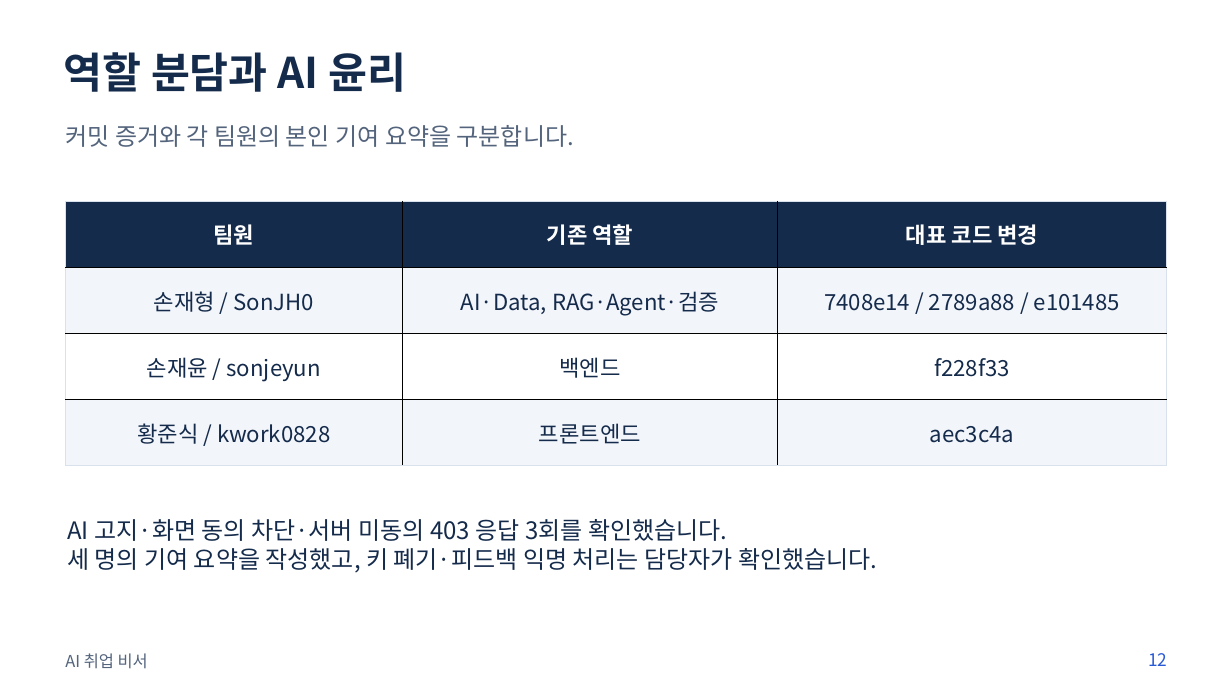
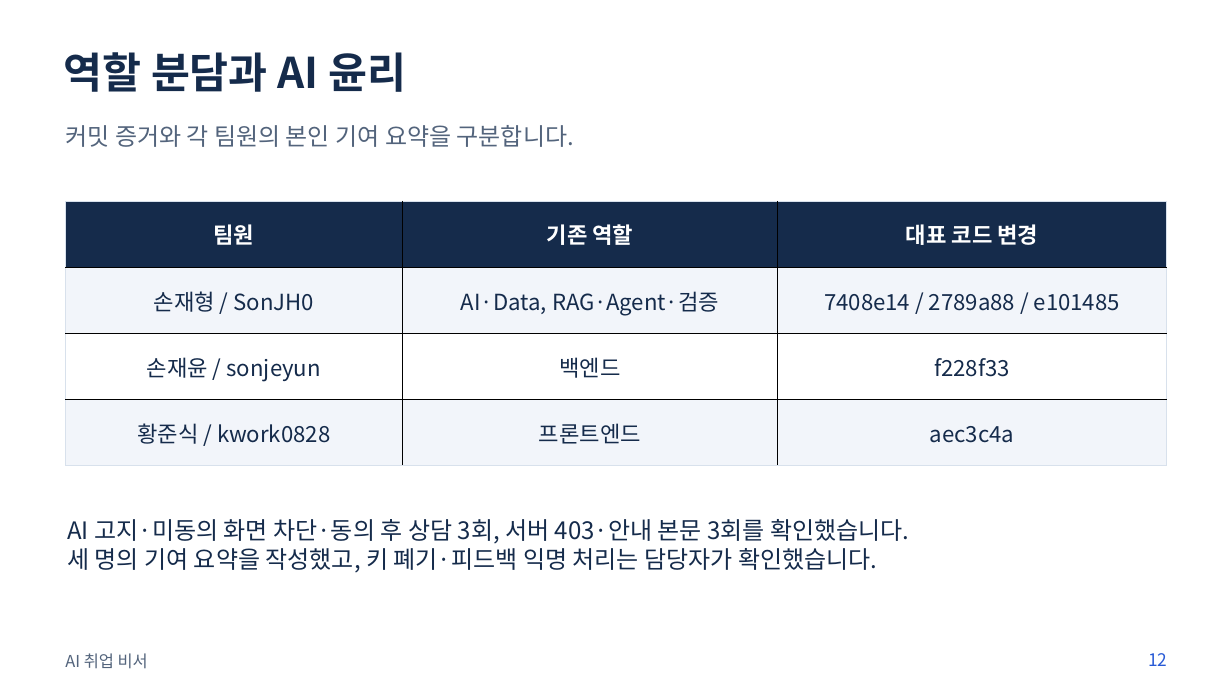
Before and after one commit to SonJH0/aisupport, a slide deck: slide 12 of docs/presentation/presentation.pptx. Drawn at 1232x693 pixels with LibreOffice and Linux fonts; fonts in the diff are those of the drawing. Boxes give left, top, right and bottom in pixels: in the first picture for what was removed or moved away, otherwise in the second. Text is boxed around its words. In the diff, an @@ line names an element or a change of style, - is before the commit and + after.

```diff
--- a/docs/presentation/presentation.pptx
+++ b/docs/presentation/presentation.pptx
@@ text at <box>67,519,909,543</box>: text changed @@
-AI 고지·화면 동의 차단·서버 미동의 403 응답 3회를 확인했습니다.
+AI 고지·미동의 화면 차단·동의 후 상담 3회, 서버 403·안내 본문 3회를 확인했습니다.
```
Also in this commit, not shown: 2 other slides changed, 19 other files.
